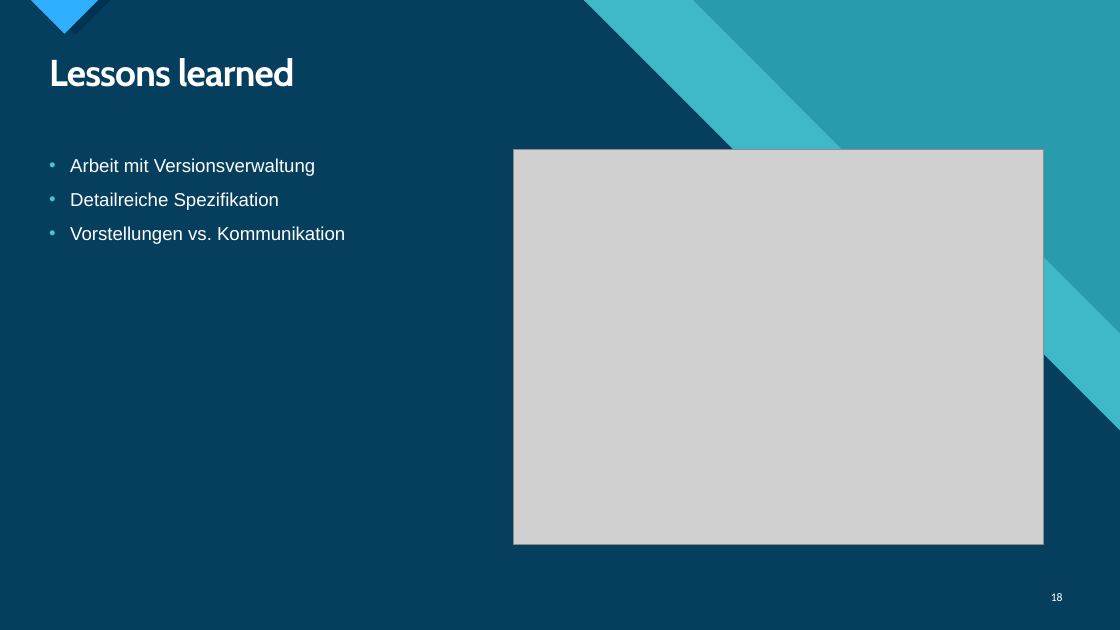
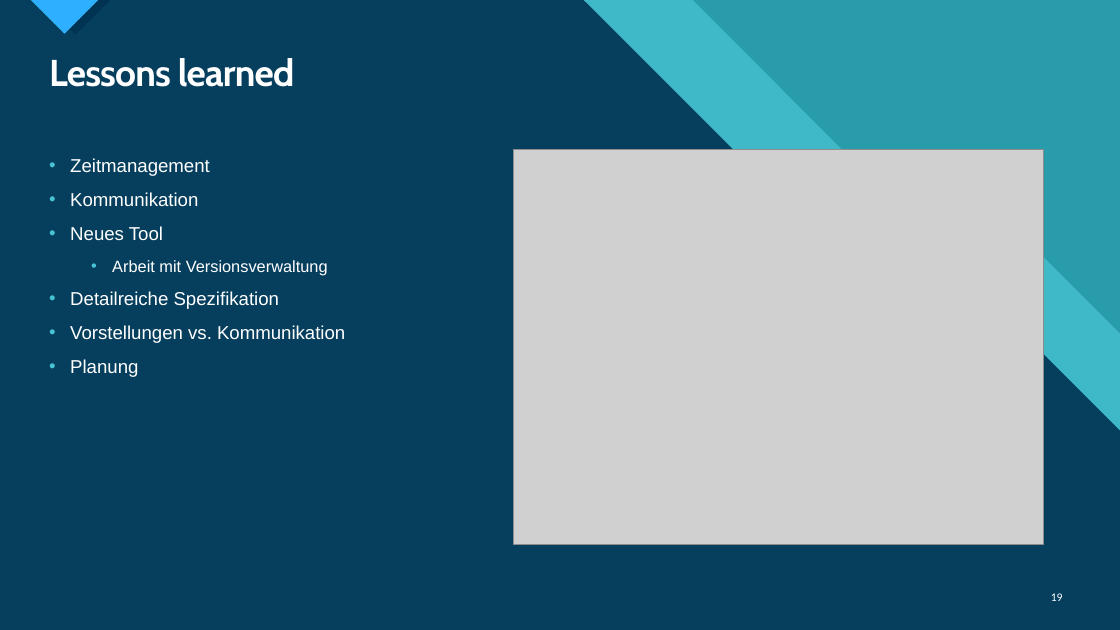
Before and after one commit to TietoLP/IU-Kochbuch, a slide deck: slide 19 of Fallstudie_Kochbuch.pptx (slide 18 before the commit). Drawn at 1120x630 pixels with LibreOffice and Linux fonts; fonts in the diff are those of the drawing; grey boxes stand for pictures. Boxes give left, top, right and bottom in pixels: in the first picture for what was removed or moved away, otherwise in the second. Text is boxed around its words. In the diff, an @@ line names an element or a change of style, - is before the commit and + after.

```diff
--- a/Fallstudie_Kochbuch.pptx
+++ b/Fallstudie_Kochbuch.pptx
@@ text at (70,158,210,241): paragraphs added @@
+• Zeitmanagement
+• Kommunikation
+• Neues Tool
@@ text at (112,260,328,275): size 16 to 14 pt in "Arbeit mit Versionsverwaltung"; list level 1 to 2 in "Arbeit mit Versionsverwaltung" @@
@@ text at (70,359,138,377): paragraph added @@
+• Planung
@@ page number at (1051,593,1063,601): text changed @@
-18
+19
```
Also in this commit, not shown: 1 slide added.
